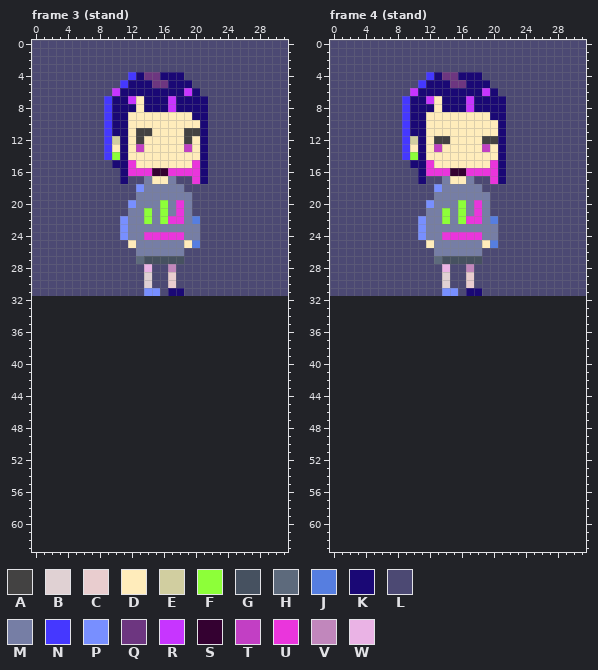
Two states of a pixel-art file, Assets/Image/player.aseprite. Above: the version before the commit.
32x32 pixels, 7 frames. Shown: frame 3 (stand), frame 4 (stand). The old version is drawn lined up with the new one, on the new canvas. The commit also changed other frames, which this record leaves out.
Palette (. is transparent): A #434242  B #e0d1d3  C #e9cdcf  D #ffecbb  E #d1cea0  F #8dff39  G #465160  H #5d6a7c  J #567ee0  K #1a0875  L #4c4973  M #767ea5  N #4538ff  P #788fff  Q #6d3680  R #c735ff  S #340131  T #c23fc4  U #ea35dc  V #c187bc  W #eab3e5
Now the later version:
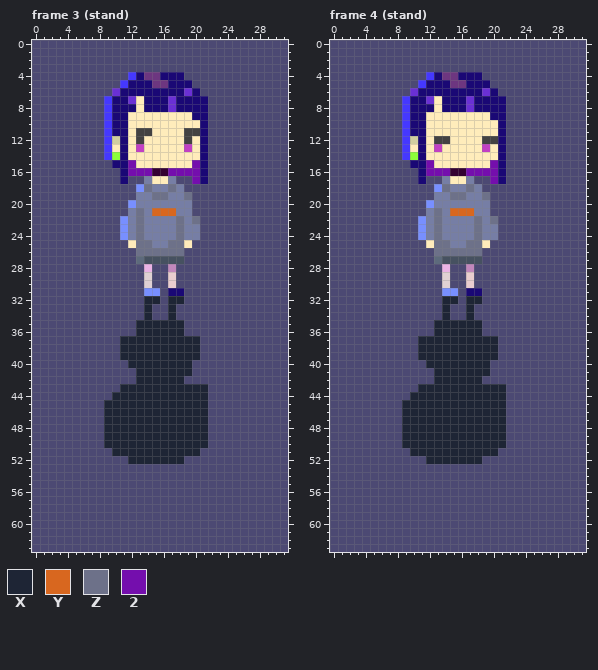
Colours new in this view: X #1e2535  Y #d8671f  Z #6d7189  2 #740ead
Difference:
canvas 32x32 -> 32x64
colour R: #c735ff -> #6a30d4
Frame 3 (stand):
y 15: x 12 U -> 2; x 20 U -> 2
y 16: x 12..14 UUU -> 222; x 17..20 UUUU -> 2222
y 17: x 20 U -> 2
y 18: x 14 M -> Z; x 17 M -> Z
y 19: x 15..16 MM -> ZZ; x 19 M -> Z
y 20: x 16 F -> M; x 18 U -> M
y 21: x 13..18 MFMFMU -> ZMYYYM
y 22: x 13..14 MF -> ZM; x 16..18 FUU -> MMZ; x 20 J -> Z
y 23: x 13 M -> Z; x 18 M -> Z
y 24: x 13..18 MUUUUU -> ZMMMMZ
y 25: x 13..14 MM -> ZZ; x 17..18 MM -> ZZ; x 20 J -> L
y 26: x 13..18 MMMMMM -> ZZZZZZ
y 32: x 0..31 ................................ -> LLLLLLLLLLLLLLXXLXXLLLLLLLLLLLLL
y 33..34: x 0..31 ................................ -> LLLLLLLLLLLLLLXLLXLLLLLLLLLLLLLL
y 35..36: x 0..31 ................................ -> LLLLLLLLLLLLLXXXXXXLLLLLLLLLLLLL
y 37..39: x 0..31 ................................ -> LLLLLLLLLLLXXXXXXXXXXLLLLLLLLLLL
y 40: x 0..31 ................................ -> LLLLLLLLLLLLXXXXXXXXLLLLLLLLLLLL
y 41: x 0..31 ................................ -> LLLLLLLLLLLLLXXXXXXXLLLLLLLLLLLL
y 42: x 0..31 ................................ -> LLLLLLLLLLLLLXXXXXXLLLLLLLLLLLLL
y 43: x 0..31 ................................ -> LLLLLLLLLLLXXXXXXXXXXXLLLLLLLLLL
y 44: x 0..31 ................................ -> LLLLLLLLLLXXXXXXXXXXXXLLLLLLLLLL
y 45..50: x 0..31 ................................ -> LLLLLLLLLXXXXXXXXXXXXXLLLLLLLLLL
y 51: x 0..31 ................................ -> LLLLLLLLLLXXXXXXXXXXXLLLLLLLLLLL
y 52: x 0..31 ................................ -> LLLLLLLLLLLLXXXXXXXLLLLLLLLLLLLL
y 53..63: x 0..31 ................................ -> LLLLLLLLLLLLLLLLLLLLLLLLLLLLLLLL
Frame 4 (stand): the same change as frame 3 (stand)
Boxes around the changes in both pictures, in picture pixels (x1, y1, x2, y2):
changed: (112, 88, 192, 112)
changed: (128, 160, 200, 256)
added: (32, 296, 288, 552)
changed: (410, 88, 490, 112)
changed: (426, 160, 498, 256)
added: (330, 296, 586, 552)
